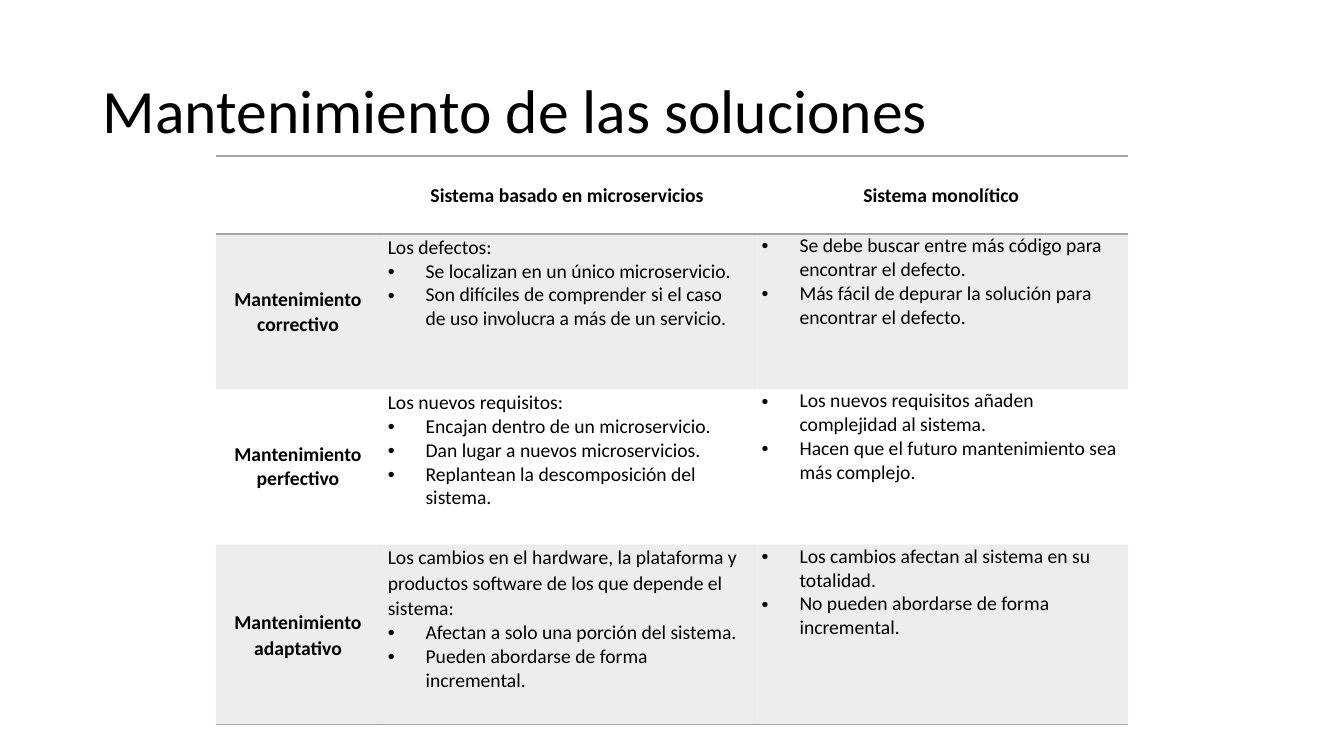
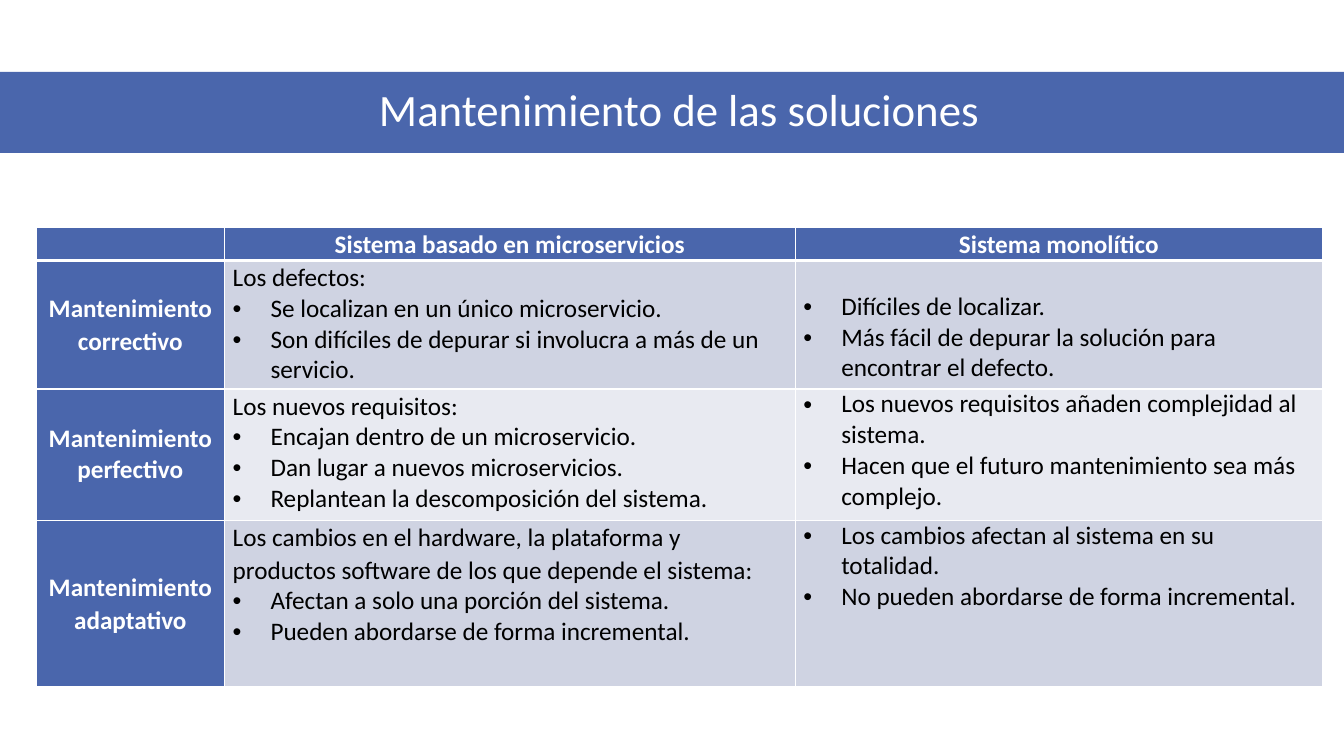
Before and after one commit to VictorIranzo/TFG_Microservices, a slide deck: slide 27 of Trabajo/Presentación/Desarrollo de software basado en microservicios.pptx (slide 23 before the commit). Drawn at 1344x756 pixels with LibreOffice and Linux fonts; fonts in the diff are those of the drawing. Boxes give left, top, right and bottom in pixels: in the first picture for what was removed or moved away, otherwise in the second. Text is boxed around its words. In the diff, an @@ line names an element or a change of style, - is before the commit and + after.

```diff
--- a/Trabajo/Presentación/Desarrollo de software basado en microservicios.pptx
+++ b/Trabajo/Presentación/Desarrollo de software basado en microservicios.pptx
@@ rectangle added at [0, 72, 1344, 153], fill #4A66AC @@
@@ title "Mantenimiento de las soluciones": place and size @@
-title "Mantenimiento de las soluciones" at [102, 90, 927, 134]
+title "Mantenimiento de las soluciones" at [379, 95, 979, 127]
@@ title "Mantenimiento de las soluciones" at [379, 95, 979, 127]: size 44 to 32 pt, text colour #000000 to #FFFFFF; alignment left to centre @@
@@ table at [36, 228, 1323, 686] @@
-row 2, column 2: Los defectos: / Se localizan en un único microservicio. / Son difíciles de comprender si el caso de uso involucra a más de un servicio.
+row 2, column 2: Los defectos: / Se localizan en un único microservicio. / Son difíciles de depurar si involucra a más de un servicio.
-row 2, column 3: Se debe buscar entre más código para encontrar el defecto. / Más fácil de depurar la solución para encontrar el defecto.
+row 2, column 3: Difíciles de localizar. / Más fácil de depurar la solución para encontrar el defecto.
@@ fill none to #4A66AC in 4 cells @@
@@ fill #A5A5A5 at 20% opacity to #4A66AC in 2 cells @@
@@ fill #A5A5A5 at 20% opacity to #D0D3E3 in 4 cells @@
@@ fill none to #E9EAF1 in 2 cells @@
@@ size 14 to 18 pt in "Sistema basado en microservicios", "Sistema monolítico", "Mantenimiento correctivo", "Mantenimiento perfectivo" and 12 more places @@
@@ text colour #000000 to #FFFFFF in "Sistema basado en microservicios", "Sistema monolítico", "Mantenimiento correctivo", "Mantenimiento perfectivo" and 1 more places @@
@@ borders changed @@
@@ table: place and size @@
-table at [216, 156, 1128, 725]
+table at [36, 228, 1323, 686]
```
Also in this commit, not shown: 21 other slides changed, 8 slides added, 4 slides removed, 3 other files.
